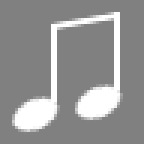
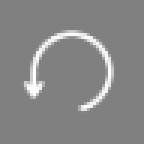
Layer changes from the first 144 × 144 image to the second:
added layer "Reset" above "Sound" over [21, 30, 114, 114]
hid group "Music" (4 layers) over [12, 12, 123, 132]
